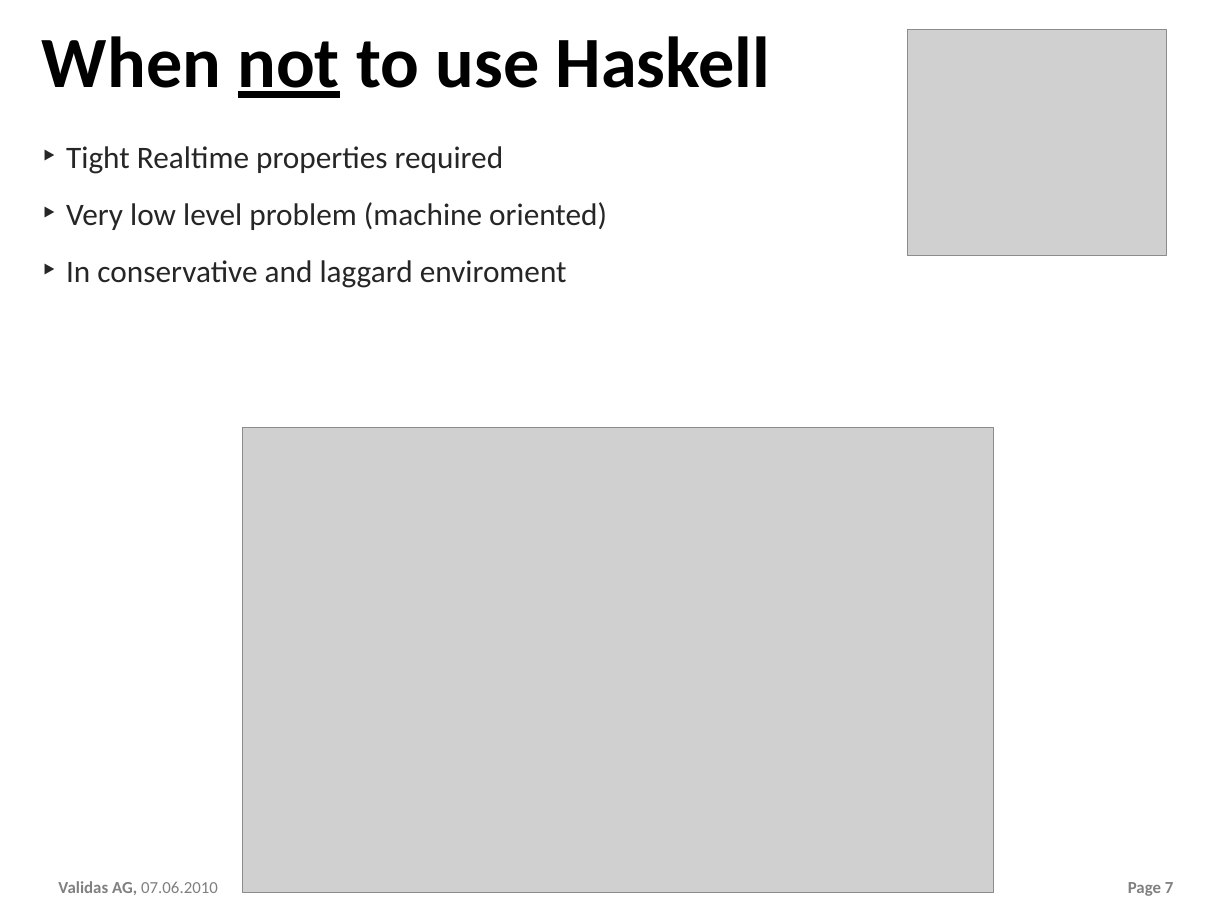
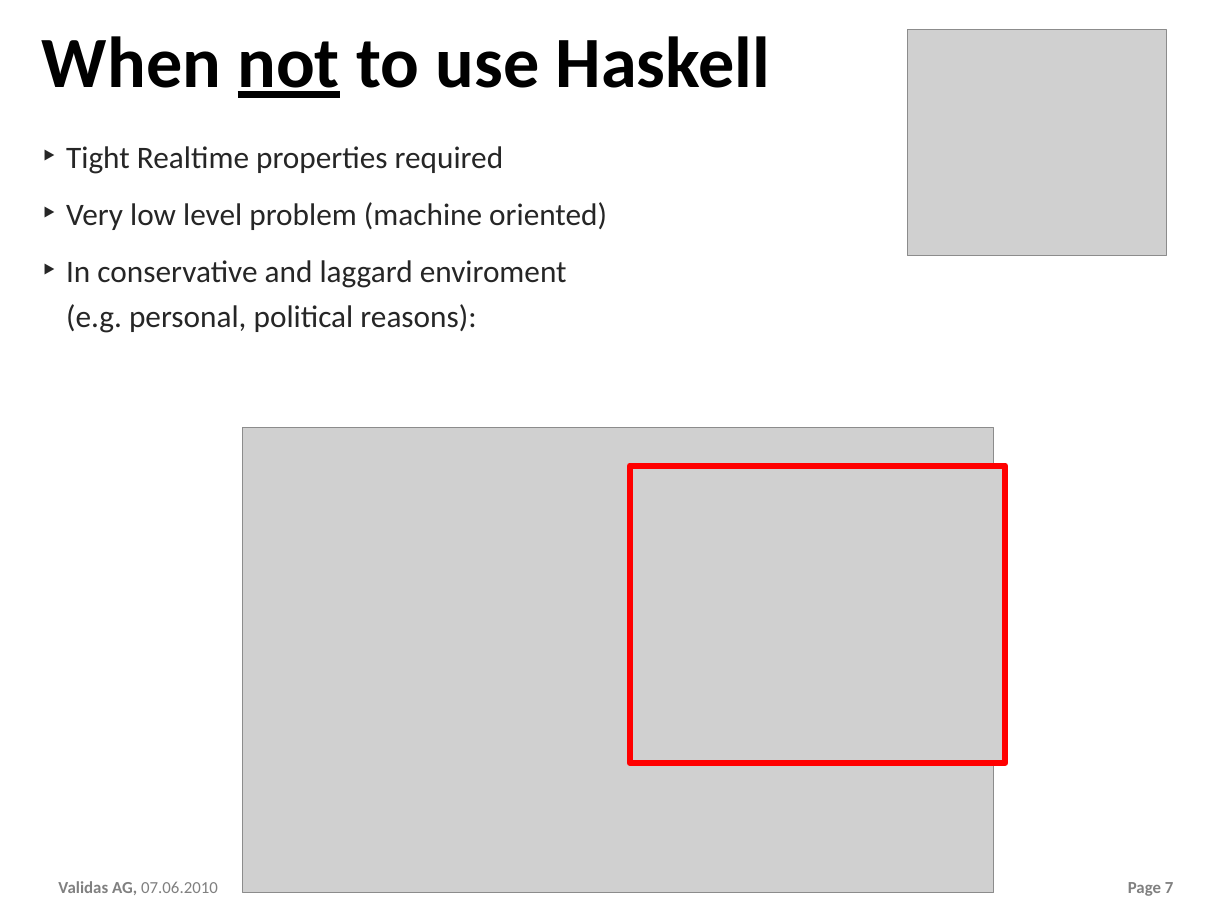
Before and after one commit to theoremprover/chess, a slide deck: slide 7 of ppt/Chess200.pptx. Drawn at 1232x924 pixels with LibreOffice and Linux fonts; fonts in the diff are those of the drawing; grey boxes stand for pictures; background and template pictures are left out. Boxes give left, top, right and bottom in pixels: in the first picture for what was removed or moved away, otherwise in the second. Text is boxed around its words. In the diff, an @@ line names an element or a change of style, - is before the commit and + after.

```diff
--- a/ppt/Chess200.pptx
+++ b/ppt/Chess200.pptx
@@ text at [66, 260, 567, 333]: text changed @@
-‣ In conservative and laggard enviroment
+‣ In conservative and laggard enviroment
+  (e.g. personal, political reasons):
@@ picture added at [630, 466, 1005, 763] @@
```
Also in this commit, not shown: 2 other slides changed.
